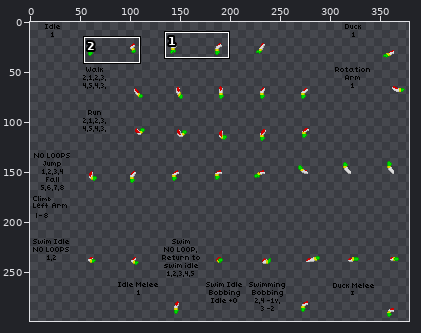
File history of a sprite sheet, humanoid/spiritguardian/frontarm.png. Above: a wide view before the commit, with the close-up outlined.
Close-up. Before the edit:
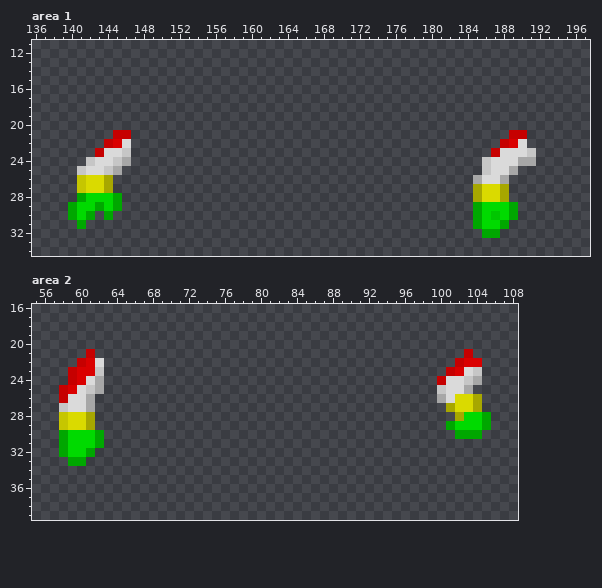
The file is 387x301 pixels. Shown: area 1: x 136..197, y 11..34; area 2: x 55..108, y 16..39. The wide view leaves out empty margins. The commit also changed other parts of the picture, which this record leaves out.
The same view after the edit:
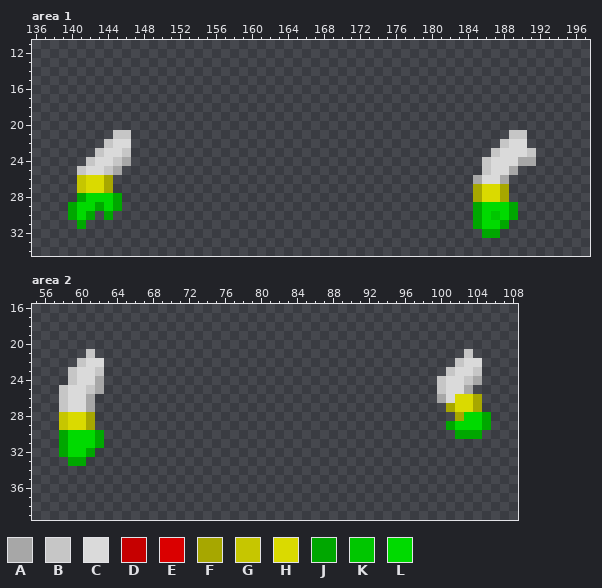
Palette (. is transparent): A #a7a7a7  B #c6c6c6  C #dadada  D #c60000  E #da0000  F #a7a700  G #c6c600  H #dada00  J #00a700  K #00c600  L #00da00
Change:
Changed rows in their new state; - is an unchanged pixel.
Area 1:
first column x 143:
21 --BB------------------------------------------BB
22 -BC------------------------------------------BC-
23 B-------------------------------------------B---
Area 2:
first column x 58:
21 ---B-----------------------------------------B-
22 --BC----------------------------------------BCC
23 -BCC---------------------------------------BC--
24 -BC---------------------------------------B----
25 BC---------------------------------------------
26 B----------------------------------------------
Changed places in both close-ups, as pixel boxes (x1, y1, x2, y2):
changed: (95, 130, 131, 157)
changed: (491, 130, 527, 157)
changed: (59, 349, 95, 403)
changed: (437, 349, 482, 385)
